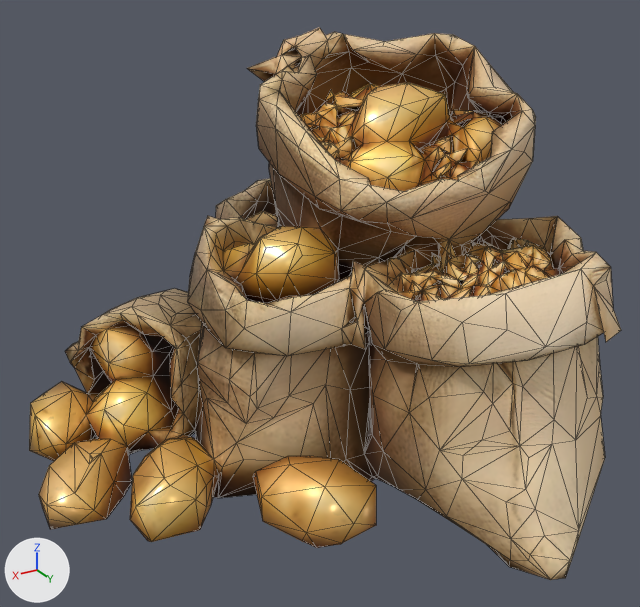
One commit to the glTF model stand/assets/world/kh_sacks.glb: the scene before it, then after it.
One viewpoint serves both versions: a 50 mm camera at (0.676, 1.175, 0.85) aimed at (-0.007, 0.036, 0.281). Arrows for +X, +Y and +Z are at lower left; the lights stay in place. The picture after the commit comes second. Mesh edges are drawn as thin lines. Vertices at exactly the same position are counted once.

Objects in the first picture: 'tripo_node_8d65f215-5930-4d89-ad6c-67450bdc3840'.
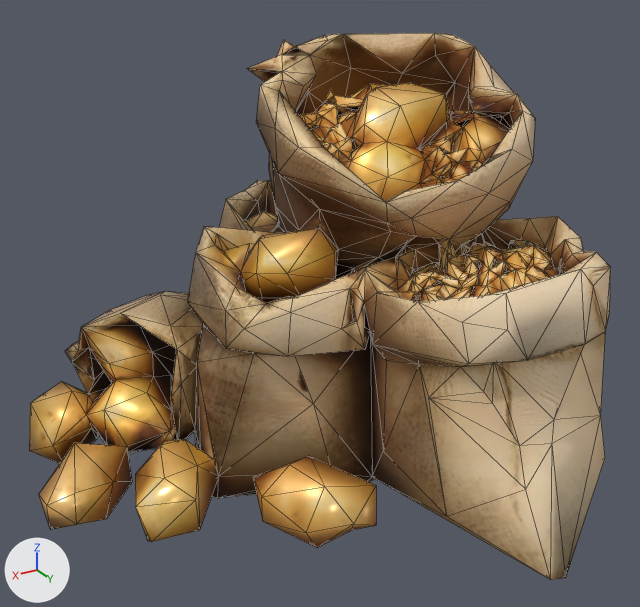
Location of each change, [x1, y1, x2, y2] in pixels of the pictures (640 x 607 px):
'tripo_node_8d65f215-5930-4d89-ad6c-67450bdc3840', reshaped: before [29, 27, 621, 580]; after [29, 33, 611, 580]
part 1 of me_tripo_mesh_8d65f215_5930_4d89_ad6c_67450bdc3840, deleted (brown): before [29, 27, 621, 580]

What the commit changed:
me_tripo_mesh_8d65f215_5930_4d89_ad6c_67450bdc3840 is used by ob_tripo_node_8d65f215_5930_4d89_ad6c_67450bdc3840; location (0.0, 0.0, 0.0).
me_tripo_mesh_8d65f215_5930_4d89_ad6c_67450bdc3840 had 1720 vertices, 3863 faces and spanned x -0.463..0.463, y -0.5..0.5, z 0.0..0.687.
me_tripo_mesh_8d65f215_5930_4d89_ad6c_67450bdc3840 now has 998 vertices, 2395 faces and spans x -0.451..0.462, y -0.5..0.499, z 0.0..0.682.
me_tripo_mesh_8d65f215_5930_4d89_ad6c_67450bdc3840 part 1: 722 vertices removed from x -0.463..0.463, y -0.497..0.5, z 0.0..0.687.
